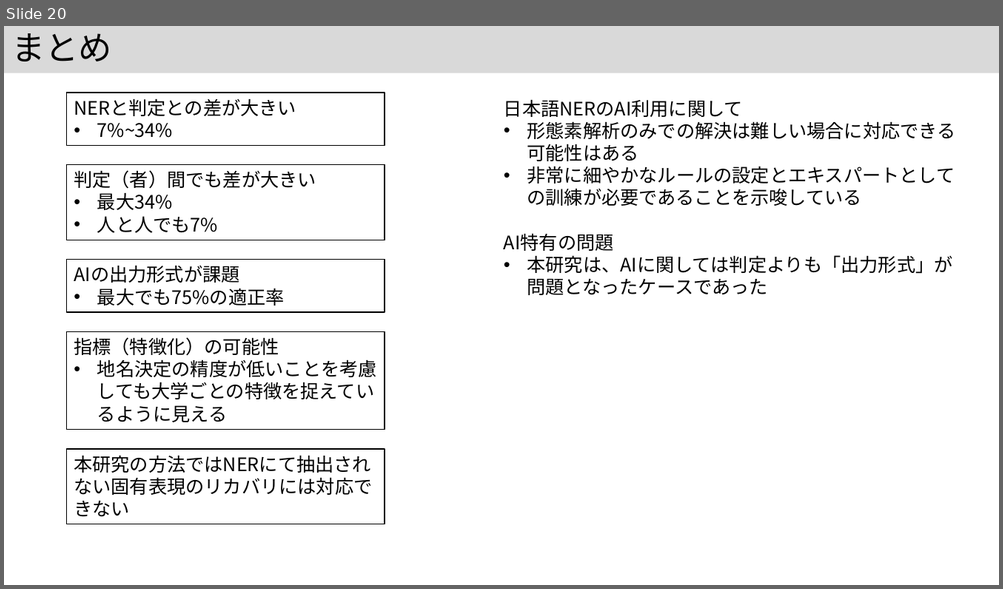
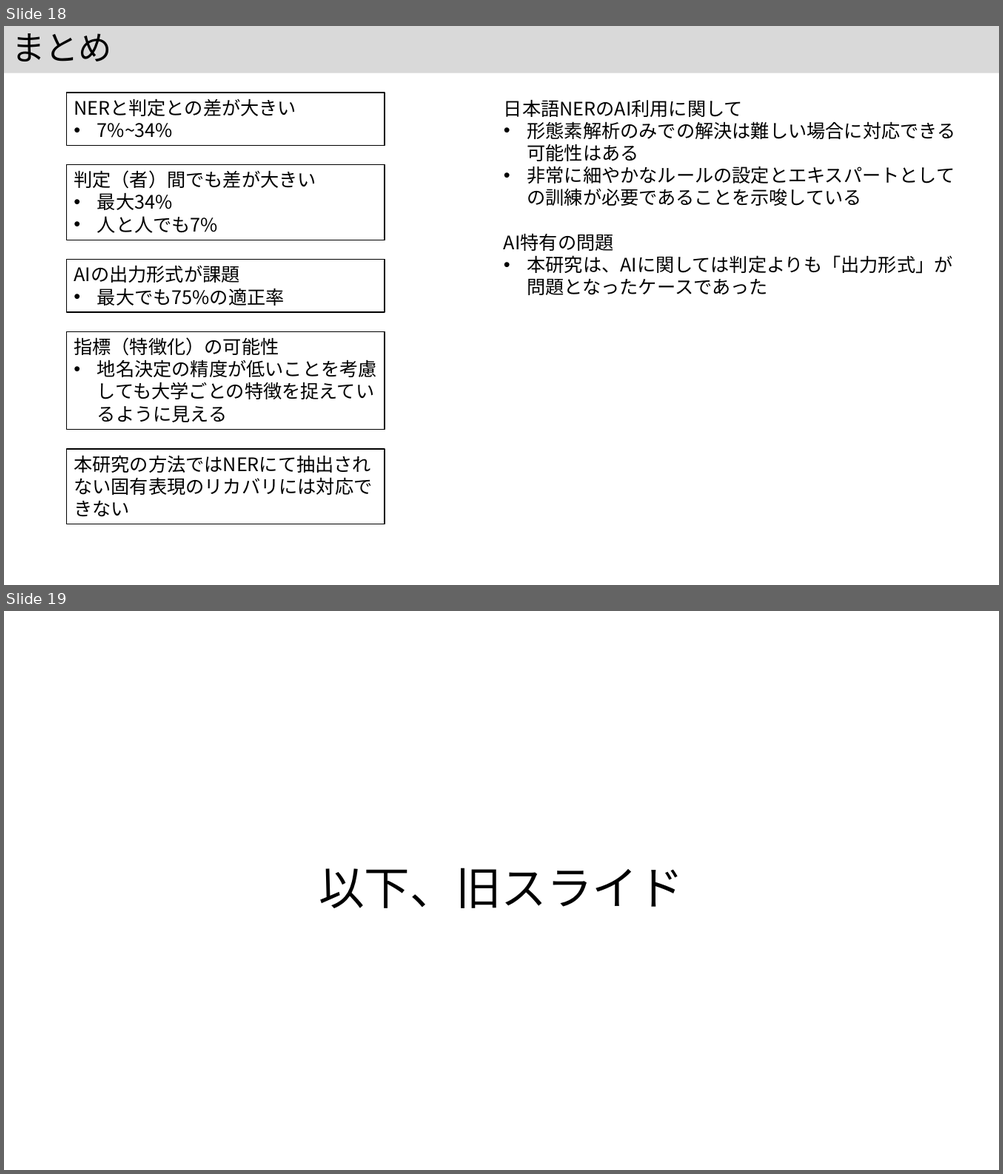
Before and after one commit to kouamano/nihongo-region-name-extract, a slide deck: jsik2026taikai_rev.pptx. Shown one above the other, each under a label of ours: slide 20 before the commit, slides 18 and 19 after it. The pictures are 1003x589 and 1003x1174 pixels, drawn with LibreOffice and Linux fonts; fonts in the diff are those of the drawing. Boxes give left, top, right and bottom in pixels: in the first picture for what was removed or moved away, otherwise in the second. Text is boxed around its words. In the diff, an @@ line names an element or a change of style, - is before the commit and + after.

```diff
--- a/jsik2026taikai_rev.pptx
+++ b/jsik2026taikai_rev.pptx
@@ slide 19 added at <box>4,611,999,1170</box>, background #FFFFFF @@
@@ title added at <box>318,868,683,908</box>, 44 pt, text #000000 @@
+以下、旧スライド
@@ what was slide 20 is now slide 18 @@
```
Also in this commit, not shown: 1 slide changed.
